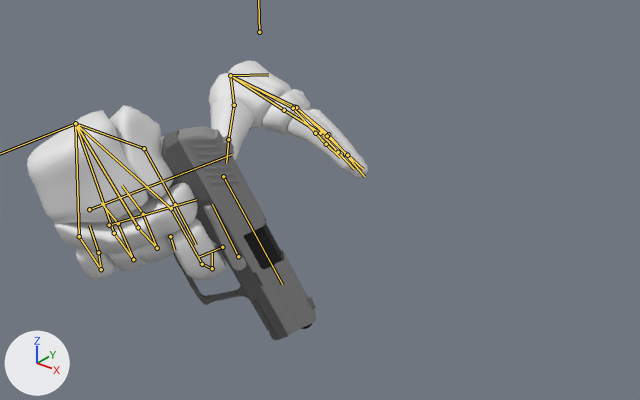
The Blender file Project/Blend Files/Animations/P3K.A.blend, before and after one commit.
Rendered twice from a camera (50 mm lens) standing at (0.638, -0.694, 0.254) and looking at (0.142, -0.073, -0.131). Lighting does not change. The marker at lower left points along +X, +Y and +Z. Both versions are drawn at frame 0 of the action 'Draw'; the numbers are the values there. The bones that bend it are drawn over the model as lines.

Objects in the first picture: 'Arms', 'P3K.001'.
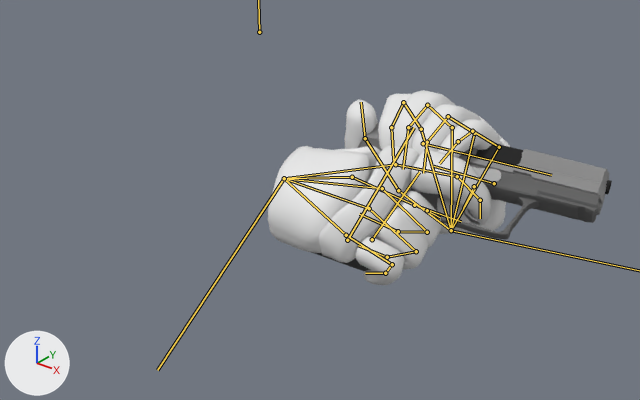
Location of each change, [x1, y1, x2, y2] in pixels of the pictures (640 x 400 px):
'Arms', posed (29% narrower, 11% shorter)
    before: [27, 61, 368, 281]
    after: [268, 90, 510, 285]
'P3K.001', posed
    before: [162, 127, 316, 340]
    after: [311, 123, 612, 271]
bone 'thumb.1.L', root to tip
    before: (230, 75) to (234, 105)
    after: (451, 230) to (398, 190)
bone 'thumb.1.L.001', root to tip
    before: (234, 105) to (228, 139)
    after: (398, 190) to (365, 138)
bone 'thumb.1.L.002', root to tip
    before: (228, 139) to (226, 163)
    after: (365, 138) to (361, 102)
bone 'index.1.L.001', root to tip
    before: (284, 110) to (320, 133)
    after: (421, 129) to (403, 102)
bone 'index.1.L.002', root to tip
    before: (320, 133) to (338, 152)
    after: (403, 102) to (391, 127)
bone 'index.1.L.003', root to tip
    before: (338, 152) to (354, 169)
    after: (391, 127) to (393, 160)
bone 'middle.1.L.001', root to tip
    before: (295, 107) to (328, 134)
    after: (452, 127) to (427, 105)
bone 'middle.1.L.002', root to tip
    before: (328, 134) to (345, 154)
    after: (427, 105) to (408, 127)
bone 'middle.1.L.003', root to tip
    before: (345, 154) to (364, 176)
    after: (408, 127) to (403, 169)
bone 'ring.1.L.001', root to tip
    before: (296, 107) to (327, 136)
    after: (474, 133) to (448, 116)
bone 'ring.1.L.002', root to tip
    before: (327, 136) to (347, 155)
    after: (448, 116) to (427, 142)
bone 'ring.1.L.003', root to tip
    before: (347, 155) to (363, 169)
    after: (427, 142) to (423, 173)
bone 'pinky.1.L.001', root to tip
    before: (293, 108) to (315, 133)
    after: (499, 147) to (472, 131)
bone 'pinky.1.L.002', root to tip
    before: (315, 133) to (326, 144)
    after: (472, 131) to (458, 141)
bone 'pinky.1.L.003', root to tip
    before: (326, 144) to (340, 157)
    after: (458, 141) to (439, 163)
bone 'Main', root to tip
    before: (89, 209) to (231, 154)
    after: (347, 240) to (414, 127)

What the commit changed:
Bone 'base.L' (bone_base_l) moves from (-0.034, 0.011, 0.173) to (-0.022, -0.324, 0.154).
Bone 'base.L' (bone_base_l) turns from (8, -29, -24) to (-5, -42, -100) degrees about its own x, y and z.
Bone 'thumb.1.L' (bone_thumb_1_l) turns from (0, 0, 0) to (1, -1, 0) degrees about its own x, y and z.
Bone 'thumb.1.L.001' (bone_thumb_1_l_001) turns from (0, 0, 0) to (-25, -27, -15) degrees about its own x, y and z.
Bone 'thumb.1.L.002' (bone_thumb_1_l_002) turns from (0, 0, 0) to (-16, -10, -29) degrees about its own x, y and z.
Bone 'index.1.L.001' (bone_index_1_l_001) turns from (0, 0, 0) to (9, 2, -62) degrees about its own x, y and z.
Bone 'index.1.L.002' (bone_index_1_l_002) turns from (0, 0, 0) to (20, 10, -51) degrees about its own x, y and z.
Bone 'index.1.L.003' (bone_index_1_l_003) turns from (0, 0, 0) to (0, 0, -43) degrees about its own x, y and z.
Bone 'middle.1.L.001' (bone_middle_1_l_001) turns from (0, 0, 0) to (4, -1, -58) degrees about its own x, y and z.
Bone 'middle.1.L.002' (bone_middle_1_l_002) turns from (0, 0, 0) to (5, 2, -50) degrees about its own x, y and z.
Bone 'middle.1.L.003' (bone_middle_1_l_003) turns from (0, 0, 0) to (2, -4, -47) degrees about its own x, y and z.
Bone 'ring.1.L.001' (bone_ring_1_l_001) turns from (0, 0, 0) to (-4, -2, -58) degrees about its own x, y and z.
Bone 'ring.1.L.002' (bone_ring_1_l_002) turns from (0, 0, 0) to (-9, -2, -55) degrees about its own x, y and z.
Bone 'ring.1.L.003' (bone_ring_1_l_003) turns from (0, 0, 0) to (-4, 3, -53) degrees about its own x, y and z.
Bone 'pinky.1.L.001' (bone_pinky_1_l_001) turns from (0, 0, 0) to (-15, -4, -50) degrees about its own x, y and z.
Bone 'pinky.1.L.002' (bone_pinky_1_l_002) turns from (0, 0, 0) to (-17, -4, -44) degrees about its own x, y and z.
Bone 'pinky.1.L.003' (bone_pinky_1_l_003) turns from (0, 0, 0) to (0, 0, -26) degrees about its own x, y and z.
Bone 'Main' (bone_main) moves from (-0.039, -0.087, -0.285) to (-0.219, -0.099, -0.154).
Bone 'Main' (bone_main) turns from (43, 12, 69) to (60, 8, 1) degrees about its own x, y and z.
